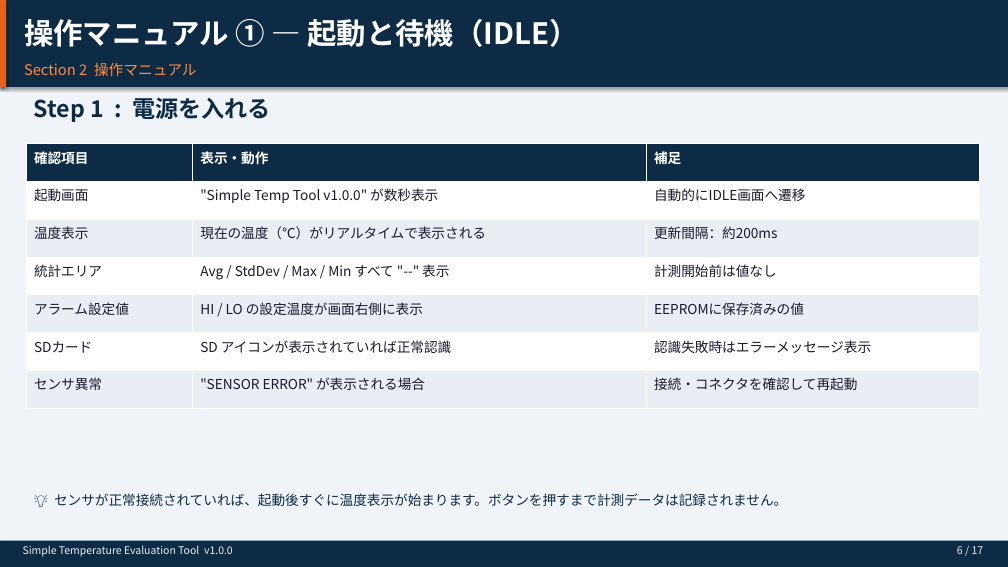
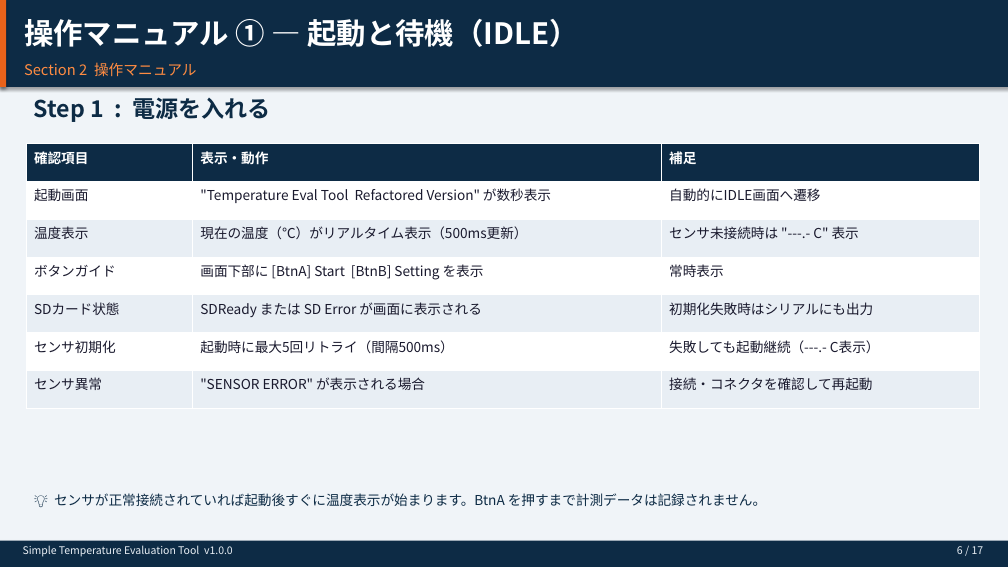
Before and after one commit to ShimanoN/Simple-Temperature-Evaluation-Tool, a slide deck: slide 6 of docs/career/Simple_Temp_Tool_Overview.pptx. Drawn at 1008x567 pixels with LibreOffice and Linux fonts; fonts in the diff are those of the drawing. Boxes give left, top, right and bottom in pixels: in the first picture for what was removed or moved away, otherwise in the second. Text is boxed around its words. In the diff, an @@ line names an element or a change of style, - is before the commit and + after.

Commit message:
fix: PPTXを最新実装に合わせて全面改訂
主な修正点:
- Slide 5: センサ読取周期 10ms500ms に訂正、3ボタン操作として正確に記載
- Slide 6: 起動手順の表記を実コードに合わせて更新（500ms更新SDリトライ等）
- Slide 7: ALARM_SETTING を4番目の状態として追加、BtnA/B/C の完全な操作マトリックスに更新
- Slide 8: 長押し操作（存在しない）を削除し BtnB/C/A の短押し手順に全面変更
           アラーム発報テーブルにスピーカー音(HI:2kHz/LO:1kHz)、ヒステリシス5を追記
           デフォルト値 HI=600C / LO=400C を明記
- Slide 9: CSV列名を実際の10列定義に全面更新
           (ElapsedSec,Temp_C,State,Samples,Average_C,StdDev_C,Max_C,Min_C,HI_ALARM,LO_ALARM)
           ファイル命名を DATA_0000.csv (0始まり) に訂正
- Slide 11: IO_Task説明にTC_READ_INTERVAL=500msヒステリシスSDバッファ詳細を追記
            Logic_Task/UI_Task のボタン処理4状態対応を正確に記載
- Slide 12: LPFの適用タイミング(500ms毎)、FILTER_ALPHA=0.1の定数名、初期化挙動を訂正
            ヒステリシスアラーム判定の説明を追加

```diff
--- a/docs/career/Simple_Temp_Tool_Overview.pptx
+++ b/docs/career/Simple_Temp_Tool_Overview.pptx
@@ table at (26, 144, 979, 408) @@
@@ row 2, column 2: ""Simple Temp Tool v1.0.0" が数秒表示" to ""Temperature Eval Tool Refactored Version" が数秒表示" @@
-row 3, column 2: 現在の温度（℃）がリアルタイムで表示される
+row 3, column 2: 現在の温度（℃）がリアルタイム表示（500ms更新）
@@ row 3, column 3: "更新間隔：約200ms" to "センサ未接続時は "---.- C" 表示" @@
-row 4: 統計エリア | Avg / StdDev / Max / Min すべて "--" 表示 | 計測開始前は値なし
+row 4: ボタンガイド | 画面下部に [BtnA] Start [BtnB] Setting を表示 | 常時表示
-row 5: アラーム設定値 | HI / LO の設定温度が画面右側に表示 | EEPROMに保存済みの値
+row 5: SDカード状態 | SDReady または SD Error が画面に表示される | 初期化失敗時はシリアルにも出力
-row 6: SDカード | SD アイコンが表示されていれば正常認識 | 認識失敗時はエラーメッセージ表示
+row 6: センサ初期化 | 起動時に最大5回リトライ（間隔500ms） | 失敗しても起動継続（---.- C表示）
@@ text at (54, 493, 766, 506): text changed @@
-💡 センサが正常接続されていれば、起動後すぐに温度表示が始まります。ボタンを押すまで計測データは記録されません。
+💡 センサが正常接続されていれば起動後すぐに温度表示が始まります。BtnA を押すまで計測データは記録されません。
```
Also in this commit, not shown: 6 other slides changed, 1 other file.
